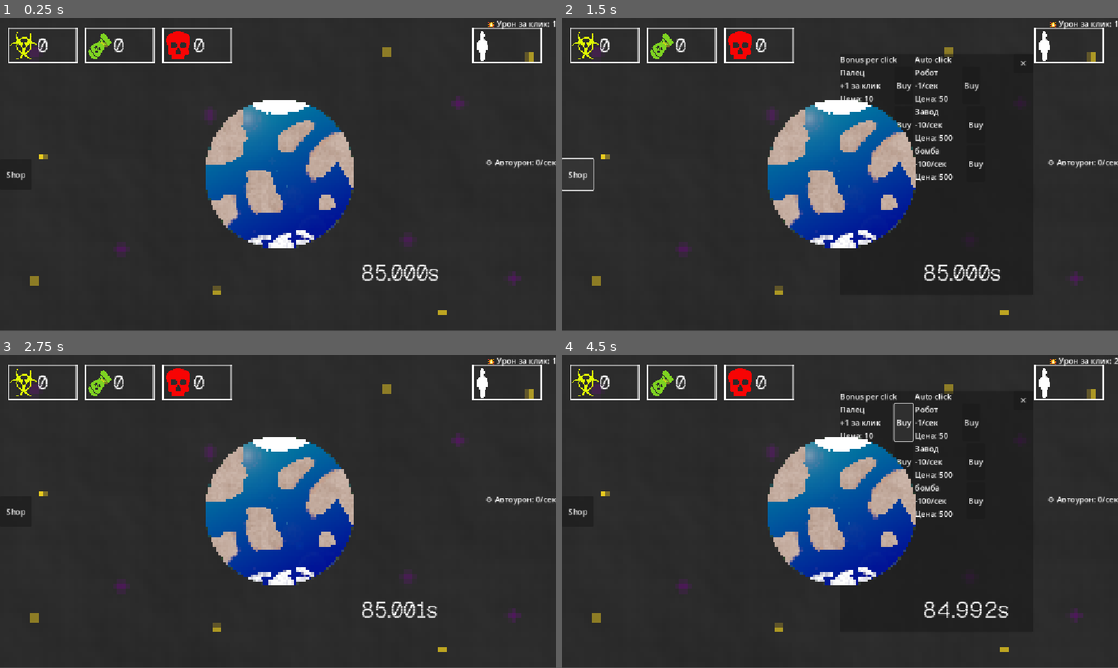
Above: before the commit, frames 1-4 (two rows, left to right).
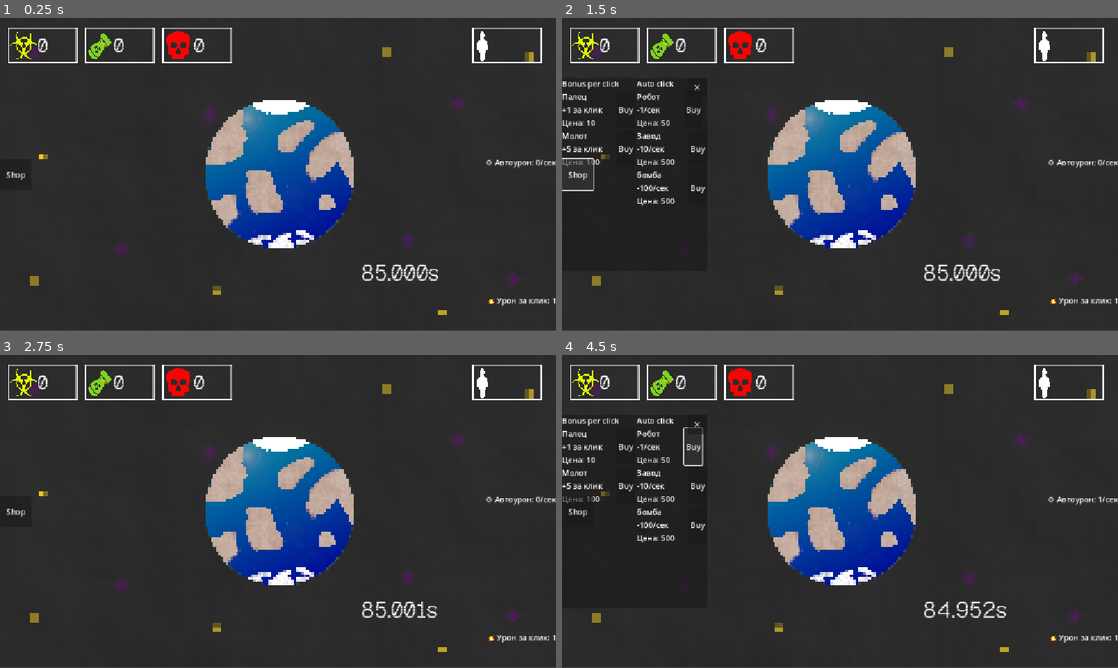
Above: after the commit, the same moments.

Repository: KvoERR/count-down-game
Game: Godot game, scene res://main.tscn
Two runs of this game, one before a commit and one after it. Both use one fixed random seed, a clock stepped at 60 frames per second and the inputs below.
Inputs (mouse positions are in pixels of both pictures, inside the frame that each line leads up to):
- Up to frame 1 (0.25 s): no input
- Up to frame 2 (1.5 s): click (845, 174) at 0.5 s; click "Shop" at 1.25 s
- Up to frame 3 (2.75 s): click "✕" at 2 s
- Up to frame 4 (4.5 s): click (845, 511) at 2.75 s; click "Shop" at 3.5 s; click "Buy" at 4.25 s

The runs differ from the first frame. In frame 1, 0.3% of the frame differs, in the area x 87-100%, y 0-92%; in frame 2, 2.7%; in frame 3, 0.3%; in frame 4, 3.0%, in the area x 0-100%, y 0-92%.

Commit message:
Добавил счетчик силы + багфикс + перенесли в право магазин

Diff:
--- a/main.tscn
+++ b/main.tscn
@@ -18,7 +18,7 @@
 
 [sub_resource type="StyleBoxEmpty" id="StyleBoxEmpty_ycdy4"]
 
-[node name="main" type="Control"]
+[node name="main" type="Control" unique_id=1261708395]
 layout_mode = 3
 anchors_preset = 15
 anchor_right = 1.0
@@ -27,51 +27,48 @@
 grow_vertical = 2
 script = ExtResource("1_ig7tw")
 
-[node name="Shop" type="Node" parent="."]
+[node name="Shop" type="Node" parent="." unique_id=1968122100]
 script = ExtResource("2_0xm2m")
 
 [node name="ShopPanel" type="Panel" parent="Shop" unique_id=2079763257]
 visible = false
 anchors_preset = 4
-anchor_left = 0.5
-anchor_top = 0.5
-anchor_right = 0.5
-anchor_bottom = 0.5
-offset_top = -250.0
-offset_right = 400.0
-offset_bottom = 250.0
-grow_horizontal = 2
-grow_vertical = 2
-
-[node name="Content" type="VBoxContainer" parent="Shop/ShopPanel"]
+anchor_top = 0.5
+anchor_bottom = 0.5
+offset_top = -200.0
+offset_right = 300.0
+offset_bottom = 200.0
+grow_vertical = 2
+
+[node name="Content" type="VBoxContainer" parent="Shop/ShopPanel" unique_id=826859424]
 layout_mode = 1
 offset_right = 197.0
 offset_bottom = 40.0
 
-[node name="Columns" type="HBoxContainer" parent="Shop/ShopPanel/Content"]
-layout_mode = 2
-
-[node name="ClickColumn" type="VBoxContainer" parent="Shop/ShopPanel/Content/Columns"]
-layout_mode = 2
-
-[node name="Label" type="Label" parent="Shop/ShopPanel/Content/Columns/ClickColumn"]
+[node name="Columns" type="HBoxContainer" parent="Shop/ShopPanel/Content" unique_id=1579309883]
+layout_mode = 2
+
+[node name="ClickColumn" type="VBoxContainer" parent="Shop/ShopPanel/Content/Columns" unique_id=150444897]
+layout_mode = 2
+
+[node name="Label" type="Label" parent="Shop/ShopPanel/Content/Columns/ClickColumn" unique_id=656770296]
 layout_mode = 2
 text = "Bonus per click"
 
-[node name="ClickList" type="VBoxContainer" parent="Shop/ShopPanel/Content/Columns/ClickColumn"]
-layout_mode = 2
-
-[node name="AutoColumn" type="VBoxContainer" parent="Shop/ShopPanel/Content/Columns"]
-layout_mode = 2
-
-[node name="Label" type="Label" parent="Shop/ShopPanel/Content/Columns/AutoColumn"]
+[node name="ClickList" type="VBoxContainer" parent="Shop/ShopPanel/Content/Columns/ClickColumn" unique_id=1923043095]
+layout_mode = 2
+
+[node name="AutoColumn" type="VBoxContainer" parent="Shop/ShopPanel/Content/Columns" unique_id=1755561017]
+layout_mode = 2
+
+[node name="Label" type="Label" parent="Shop/ShopPanel/Content/Columns/AutoColumn" unique_id=1121322371]
 layout_mode = 2
 text = "Auto click"
 
-[node name="Autolist" type="VBoxContainer" parent="Shop/ShopPanel/Content/Columns/AutoColumn"]
-layout_mode = 2
-
-[node name="CloseButton" type="Button" parent="Shop/ShopPanel"]
+[node name="Autolist" type="VBoxContainer" parent="Shop/ShopPanel/Content/Columns/AutoColumn" unique_id=576045225]
+layout_mode = 2
+
+[node name="CloseButton" type="Button" parent="Shop/ShopPanel" unique_id=602153362]
 layout_mode = 1
 anchors_preset = 1
 anchor_left = 1.0
@@ -81,10 +78,10 @@
 grow_horizontal = 0
 text = "✕"
 
-[node name="Game" type="Node" parent="."]
+[node name="Game" type="Node" parent="." unique_id=166438130]
 script = ExtResource("2_h2yge")
 
-[node name="CounterLabel" type="Label" parent="Game"]
+[node name="CounterLabel" type="Label" parent="Game" unique_id=1721454101]
 anchors_preset = -1
 anchor_left = 0.633
 anchor_top = 0.832
@@ -99,7 +96,7 @@
 theme_override_font_sizes/font_size = 45
 text = "Клики: 0"
 
-[node name="ClickButton" type="Button" parent="Game"]
+[node name="ClickButton" type="Button" parent="Game" unique_id=1835074406]
 texture_filter = 1
 clip_contents = true
 anchors_preset = 8
@@ -122,10 +119,10 @@
 flat = true
 expand_icon = true
 
-[node name="AutoClickTimer" type="Timer" parent="Game"]
+[node name="AutoClickTimer" type="Timer" parent="Game" unique_id=544492259]
 autostart = true
 
-[node name="ShopButton" type="Button" parent="Game"]
+[node name="ShopButton" type="Button" parent="Game" unique_id=1960416968]
 anchors_preset = 4
 anchor_top = 0.5
 anchor_bottom = 0.5
@@ -135,9 +132,9 @@
 grow_vertical = 2
 text = "Shop"
 
-[node name="Timer" type="Timer" parent="Game"]
-
-[node name="Background" type="TextureRect" parent="Game"]
+[node name="Timer" type="Timer" parent="Game" unique_id=812998144]
+
+[node name="Background" type="TextureRect" parent="Game" unique_id=1205479681]
 z_index = -1
 texture_filter = 1
 offset_right = 1151.0
@@ -145,9 +142,38 @@
 mouse_filter = 2
 texture = ExtResource("6_5vw27")
 
-[node name="Interface" type="Node" parent="."]
-
-[node name="DeathLabel" type="Label" parent="Interface"]
+[node name="ClickStats" type="Label" parent="Game" unique_id=1878796662]
+anchors_preset = 3
+anchor_left = 1.0
+anchor_top = 1.0
+anchor_right = 1.0
+anchor_bottom = 1.0
+offset_left = -122.0
+offset_top = -75.0
+grow_horizontal = 0
+grow_vertical = 0
+text = "ClickStatsLabel
+Text:
+Damage/click: 1"
+
+[node name="AutoStats" type="Label" parent="Game" unique_id=510925618]
+anchors_preset = 6
+anchor_left = 1.0
+anchor_top = 0.5
+anchor_right = 1.0
+anchor_bottom = 0.5
+offset_left = -118.0
+offset_top = -37.5
+offset_bottom = 37.5
+grow_horizontal = 0
+grow_vertical = 2
+text = "AutoStatsLabel
+Text:
+Damage/sec: 0"
+
+[node name="Interface" type="Node" parent="." unique_id=825599992]
+
+[node name="DeathLabel" type="Label" parent="Interface" unique_id=1743091783]
 anchors_preset = -1
 anchor_left = 0.633
 anchor_top = 0.832
@@ -162,7 +188,7 @@
 theme_override_font_sizes/font_size = 40
 text = "0"
 
-[node name="WarLabel" type="Label" parent="Interface"]
+[node name="WarLabel" type="Label" parent="Interface" unique_id=375009719]
 anchors_preset = -1
 anchor_left = 0.633
 anchor_top = 0.832
@@ -177,7 +203,7 @@
 theme_override_font_sizes/font_size = 40
 text = "0"
 
-[node name="WasteLabel" type="Label" parent="Interface"]
+[node name="WasteLabel" type="Label" parent="Interface" unique_id=78948475]
 anchors_preset = -1
 anchor_left = 0.633
 anchor_top = 0.832
@@ -192,7 +218,7 @@
 theme_override_font_sizes/font_size = 40
 text = "0"
 
-[node name="Background" type="TextureRect" parent="Interface"]
+[node name="Background" type="TextureRect" parent="Interface" unique_id=874446948]
 z_index = -1
 texture_filter = 1
 offset_right = 1151.0
@@ -200,32 +226,6 @@
 mouse_filter = 2
 texture = ExtResource("7_272bh")
 
-[node name="ClickStats" type="Label" parent="Game" unique_id=1878796662]
-anchors_preset = 1
-anchor_left = 1.0
-anchor_right = 1.0
-offset_left = -122.0
-offset_bottom = 75.0
-grow_horizontal = 0
-text = "ClickStatsLabel
-Text:
-Damage/click: 1"
-
-[node name="AutoStats" type="Label" parent="Game" unique_id=510925618]
-anchors_preset = 6
-anchor_left = 1.0
-anchor_top = 0.5
-anchor_right = 1.0
-anchor_bottom = 0.5
-offset_left = -118.0
-offset_top = -37.5
-offset_bottom = 37.5
-grow_horizontal = 0
-grow_vertical = 2
-text = "AutoStatsLabel
-Text:
-Damage/sec: 0"
-
 [connection signal="pressed" from="Shop/ShopPanel/CloseButton" to="." method="_on_close_button_pressed"]
 [connection signal="pressed" from="Game/ClickButton" to="." method="_on_click_button_pressed"]
 [connection signal="timeout" from="Game/AutoClickTimer" to="." method="_on_auto_click_timer_timeout"]
Not shown: 1 places in main.tscn that only renumber resources
